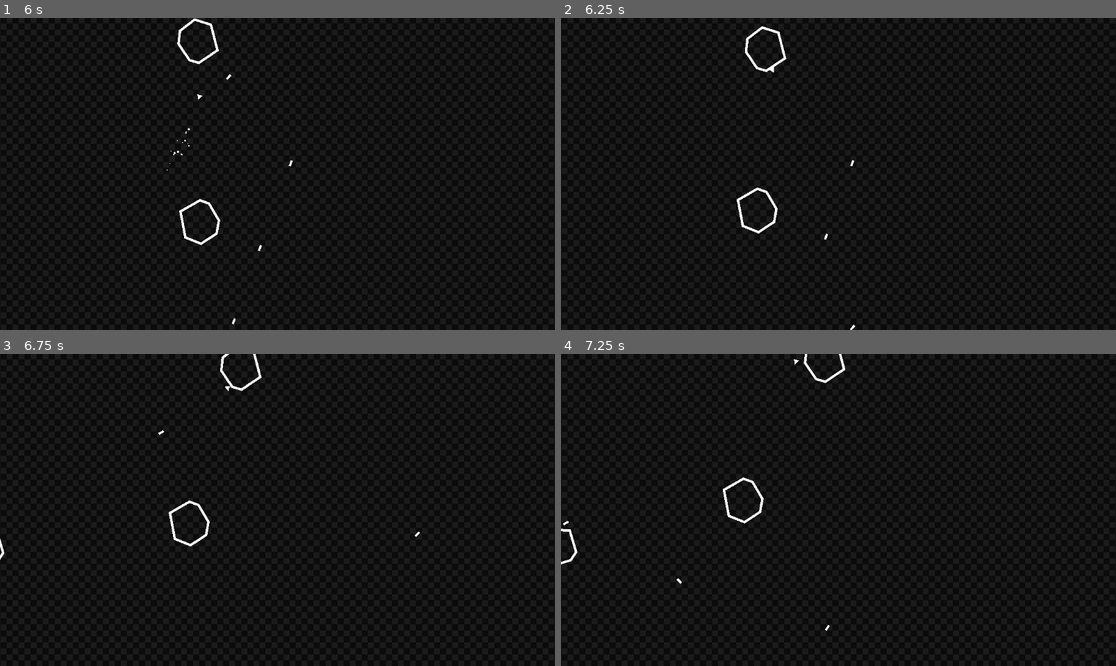
Above: before the commit, frames 1-4 (two rows, left to right).
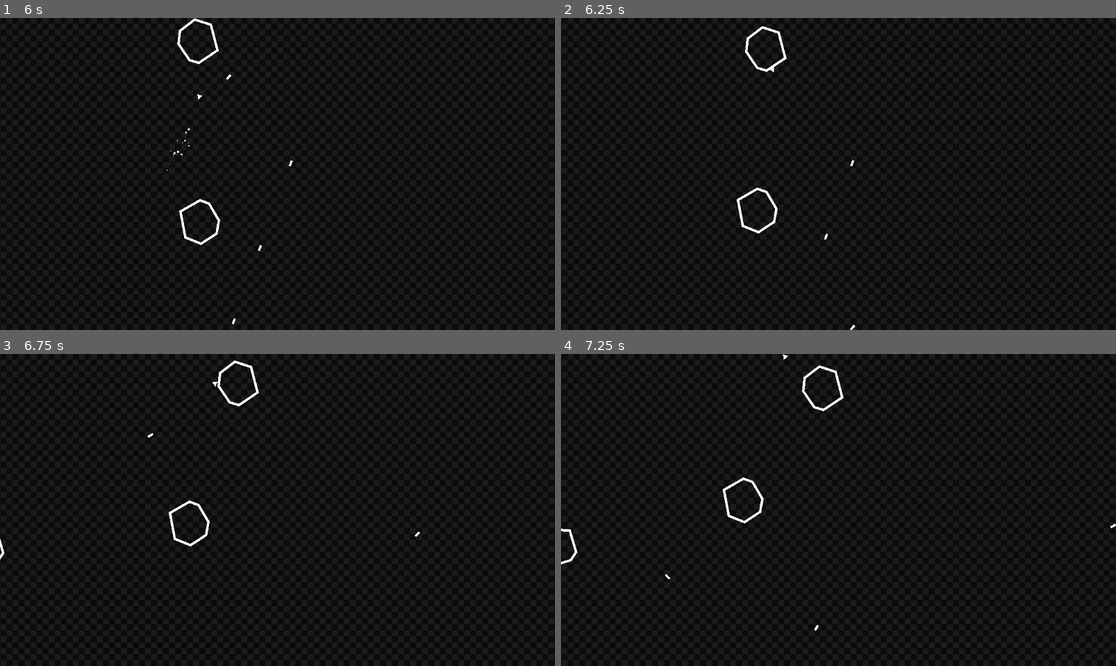
Above: after the commit, the same moments.

Repository: VI6IX/asteroidestroy
Game: Godot game, scene res://scenes/main.tscn
Same seed, same stepped clock (60 frames per second), same inputs: the game is played once before the commit and once after it.
Inputs:
- Up to frame 1 (6 s): tap Enter at 0.5 s; hold Space (shoot) 0.53-1.28 s; hold W (thrust) 0.53-2.03 s; tap Space (shoot) every 1.5 s from 1.35 to 5.85 s; hold Space (shoot) 2.03-2.78 s; hold A (pan_Left) 2.03-4.28 s; hold Space (shoot) 3.53-4.28 s; hold D (pan_Right) 4.28-5.03 s; hold W (thrust) 5.03-5.78 s; hold Space (shoot) 5.03-5.78 s; hold D (pan_Right) from 5.78 s (still down)
- Up to frame 2 (6.25 s): keep holding D (pan_Right)
- Up to frame 3 (6.75 s): keep holding D (pan_Right); hold Space (shoot) from 6.53 s (still down)
- Up to frame 4 (7.25 s): keep holding D (pan_Right); keep holding Space (shoot)

Frame 1 is identical in both runs. In frame 2, less than 0.1% of the frame differs, in the area x 33-41%, y 2-18%; in frame 3, 0.4%; in frame 4, 0.4%, in the area x 0-100%, y 0-89%.

Commit message:
feat: add hurtbox to player, asteroid and bullet

Diff:
--- a/project.godot
+++ b/project.godot
@@ -44,3 +44,9 @@
 "events": [Object(InputEventKey,"resource_local_to_scene":false,"resource_name":"","device":-1,"window_id":0,"alt_press …(191 unchanged characters)…
 ]
 }
+
+[layer_names]
+
+2d_physics/layer_1="World"
+2d_physics/layer_2="Hurtboxes"
+2d_physics/layer_3="Hitboxes"
--- a/scenes/asteroid.tscn
+++ b/scenes/asteroid.tscn
@@ -4,6 +4,11 @@
 
 [node name="Asteroid" type="CharacterBody2D"]
 script = ExtResource("1_akfqu")
+
+[node name="Hurtbox" type="Area2D" parent="."]
+
+[node name="CollisionShape2D" type="CollisionPolygon2D" parent="Hurtbox"]
+polygon = PackedVector2Array(-41, -88, 73, -75, 95, 20, 70, 54, -13, 74, -65, 48, -88, -30)
 
 [node name="Line2D" type="Line2D" parent="."]
 points = PackedVector2Array(91, 19, 70, -72, -39, -84, -83, -29, -61, 45, -12, 70, 67, 51)
--- a/scenes/bullet.tscn
+++ b/scenes/bullet.tscn
@@ -1,14 +1,23 @@
-[gd_scene load_steps=5 format=3 uid="uid://cbl1l66gwby0o"]
+[gd_scene load_steps=6 format=3 uid="uid://cbl1l66gwby0o"]
 
 [ext_resource type="Script" uid="uid://cscpu0h2pvry6" path="res://scripts/bullet.gd" id="1_mkf8s"]
 [ext_resource type="PackedScene" uid="uid://ea2vv836t3ay" path="res://scenes/components/component_wrap.tscn" id="2_y25gk"]
 [ext_resource type="PackedScene" uid="uid://dvpunn86d3pwq" path="res://scenes/particles/particles_explosion.tscn" id="3_l5glv"]
+
+[sub_resource type="RectangleShape2D" id="RectangleShape2D_l5glv"]
+size = Vector2(24, 11)
 
 [sub_resource type="RectangleShape2D" id="RectangleShape2D_h1aey"]
 size = Vector2(24, 11)
 
 [node name="Bullet" type="Area2D"]
 script = ExtResource("1_mkf8s")
+
+[node name="Hitbox" type="Area2D" parent="."]
+
+[node name="CollisionPolygon2D" type="CollisionShape2D" parent="Hitbox"]
+position = Vector2(12, -0.5)
+shape = SubResource("RectangleShape2D_l5glv")
 
 [node name="Polygon2D" type="Polygon2D" parent="."]
 polygon = PackedVector2Array(0, -5, 24, -5, 24, 4, 0, 4)
--- a/scenes/player.tscn
+++ b/scenes/player.tscn
@@ -8,7 +8,7 @@
 [ext_resource type="PackedScene" uid="uid://dqijtdqs51186" path="res://scenes/components/component_take_damage.tscn" id="6_tuyoq"]
 
 [sub_resource type="CircleShape2D" id="CircleShape2D_rnjyy"]
-radius = 11.045361
+radius = 6.0
 
 [node name="Player" type="CharacterBody2D"]
 motion_mode = 1
@@ -20,8 +20,17 @@
 polygon = PackedVector2Array(64.010124, -0.004208574, -55.98988, -55.989937, -39.9945, -0.00065487064, -55.996056, 56.050755)
 
 [node name="CollisionShape2D" type="CollisionShape2D" parent="."]
-position = Vector2(-1, 0)
 shape = SubResource("CircleShape2D_rnjyy")
+
+[node name="Hurtbox" type="Area2D" parent="."]
+
+[node name="CollisionPolygon2D" type="CollisionPolygon2D" parent="Hurtbox"]
+polygon = PackedVector2Array(11, 0, -10, -11, -7, 0, -10, 11)
+
+[node name="Marker2D" type="Marker2D" parent="."]
+position = Vector2(22, 0)
+
+[node name="Timer" type="Timer" parent="."]
 
 [node name="particles_thrust" parent="." instance=ExtResource("3_qhqgy")]
 unique_name_in_owner = true
@@ -39,9 +48,4 @@
 [node name="sfx_shoot" type="AudioStreamPlayer2D" parent="."]
 stream = ExtResource("5_qlg0r")
 
-[node name="Timer" type="Timer" parent="."]
-
-[node name="Marker2D" type="Marker2D" parent="."]
-position = Vector2(22, 0)
-
 [connection signal="timeout" from="Timer" to="." method="_on_timer_timeout"]
--- a/scripts/components/component_take_damage.gd
+++ b/scripts/components/component_take_damage.gd
@@ -1,7 +1,7 @@
 extends Node2D
 
 @export var PARENT : Node2D;
-@export var PARENT_COLLISION : CollisionObject2D;
+@export var PARENT_COLLISION : Area2D;
 
 func _ready() -> void:
 	pass
